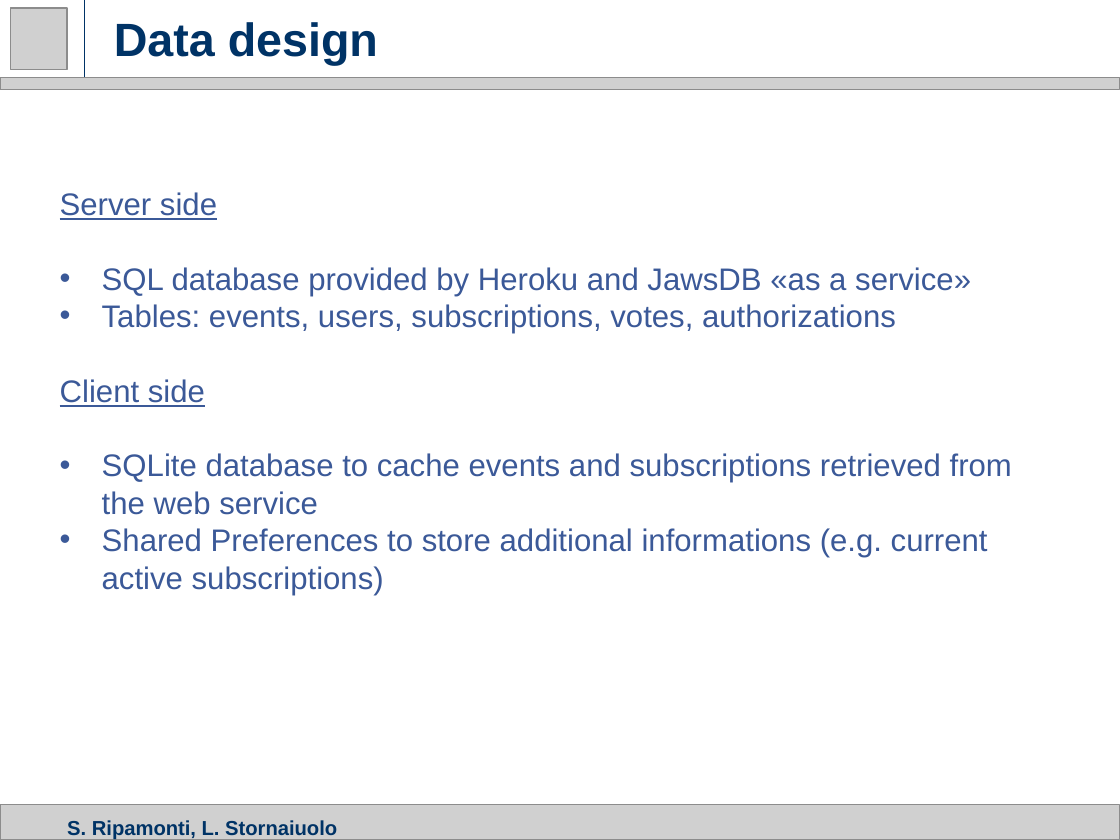
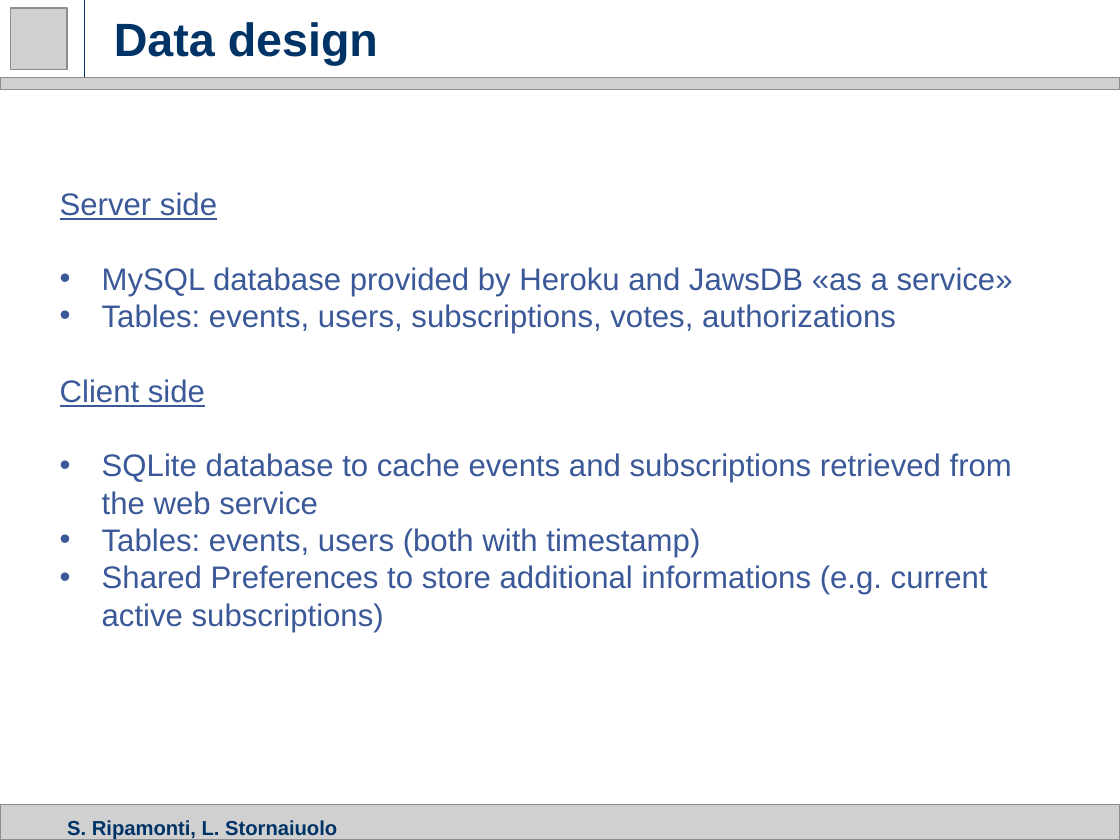
Before and after one commit to ripa1993/NeighborhoodSecurity, a slide deck: slide 17 of documentation/slides.pptx. Drawn at 1120x840 pixels with LibreOffice and Linux fonts; fonts in the diff are those of the drawing; grey boxes stand for pictures. Boxes give left, top, right and bottom in pixels: in the first picture for what was removed or moved away, otherwise in the second. Text is boxed around its words. In the diff, an @@ line names an element or a change of style, - is before the commit and + after.

```diff
--- a/documentation/slides.pptx
+++ b/documentation/slides.pptx
@@ text at bbox=[102, 267, 1013, 296]: text changed @@
-• SQL database provided by Heroku and JawsDB «as a service»
+• MySQL database provided by Heroku and JawsDB «as a service»
@@ text at bbox=[102, 528, 700, 557]: paragraph added @@
+• Tables: events, users (both with timestamp)
```
Also in this commit, not shown: 1 other slide changed.
